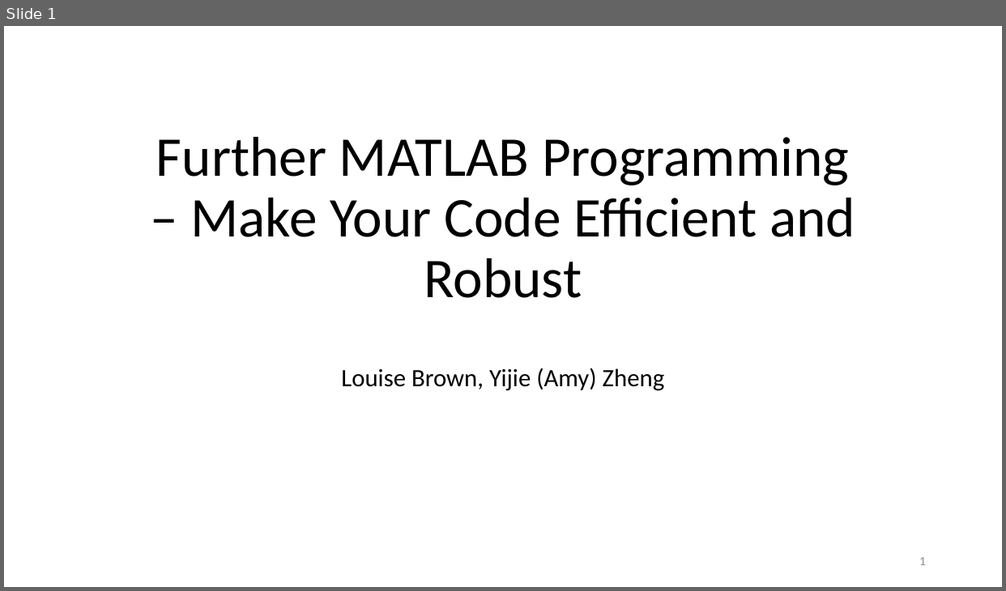
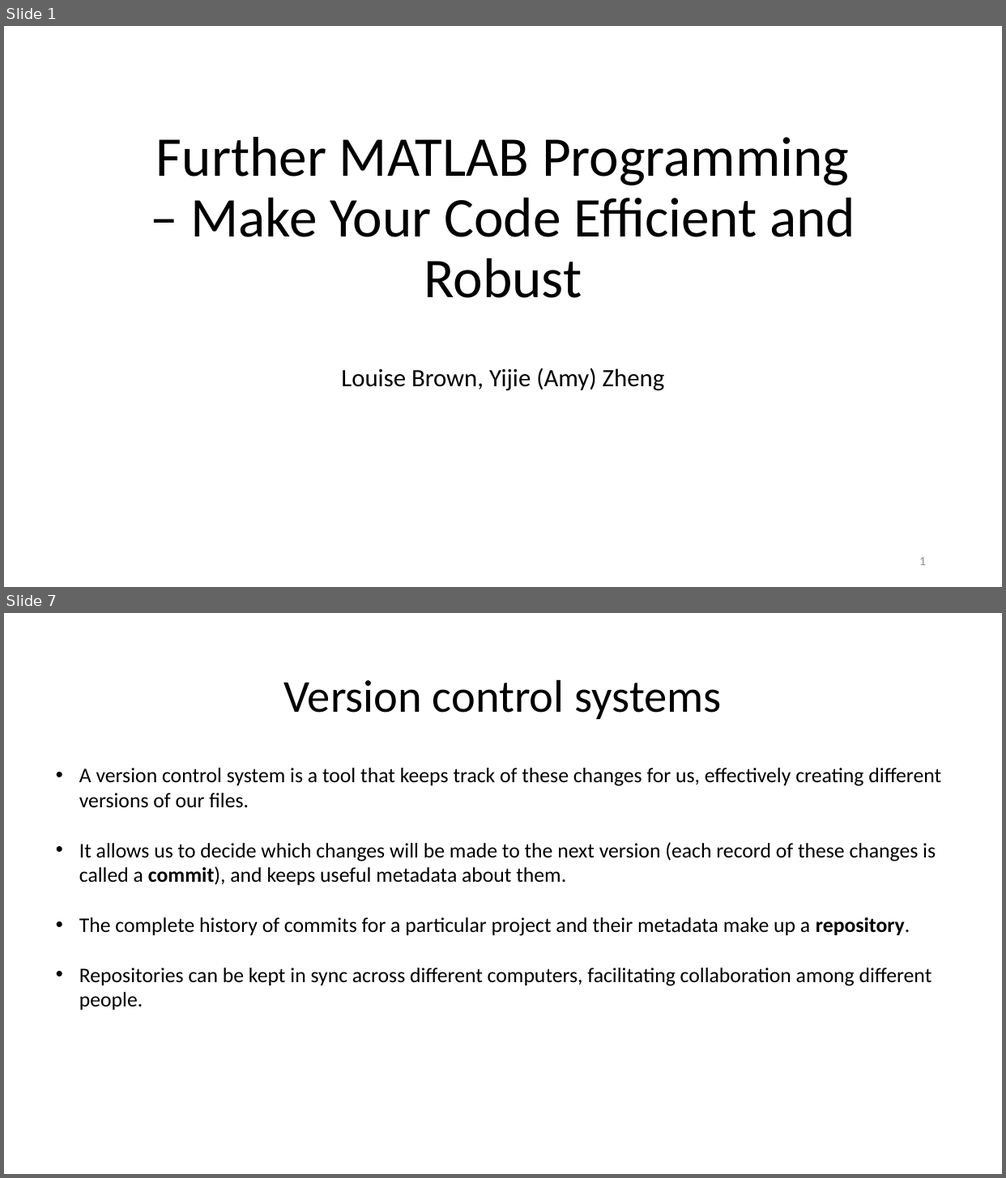
Before and after one commit to louisepb/Nottingham_Workshop, a slide deck: InstructorMaterials/Best Practices for Software Development using MATLAB.pptx. Shown one above the other, each under a label of ours: slide 1 before the commit, slides 1 and 7 after it; the slides between them are not shown. The pictures are 1006x591 and 1006x1178 pixels, drawn with LibreOffice and Linux fonts; fonts in the diff are those of the drawing. Boxes give left, top, right and bottom in pixels: in the first picture for what was removed or moved away, otherwise in the second. Text is boxed around its words. In the diff, an @@ line names an element or a change of style, - is before the commit and + after.

```diff
--- a/InstructorMaterials/Best Practices for Software Development using MATLAB.pptx
+++ b/InstructorMaterials/Best Practices for Software Development using MATLAB.pptx
@@ slide 7 added at [4,613,1002,1174], background #FFFFFF @@
@@ title added at [284,679,721,719], 44 pt, text #000000 @@
+Version control systems
@@ text added at [79,768,941,1010], 20 pt, text #000000 @@
+• A version control system is a tool that keeps track of these changes for us, effectively creating different versions of our files.
+• It allows us to decide which changes will be made to the next version (each record of these changes is called a commit), and keeps useful metadata about them.
+• The complete history of commits for a particular project and their metadata make up a repository.
+• Repositories can be kept in sync across different computers, facilitating collaboration among different people.
```
Also in this commit, not shown: 3 slides changed, 17 other slides added, 2 slides removed, 2 other files.
